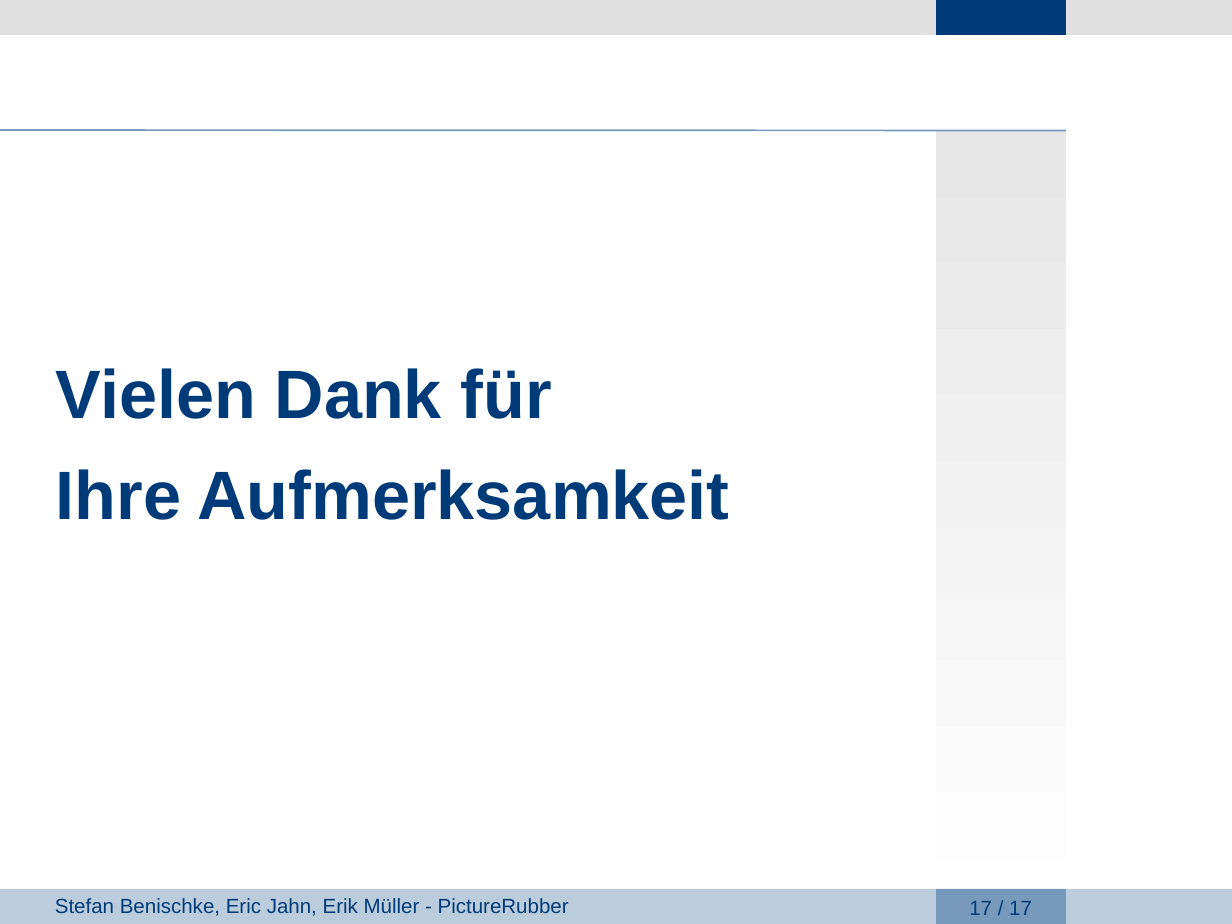
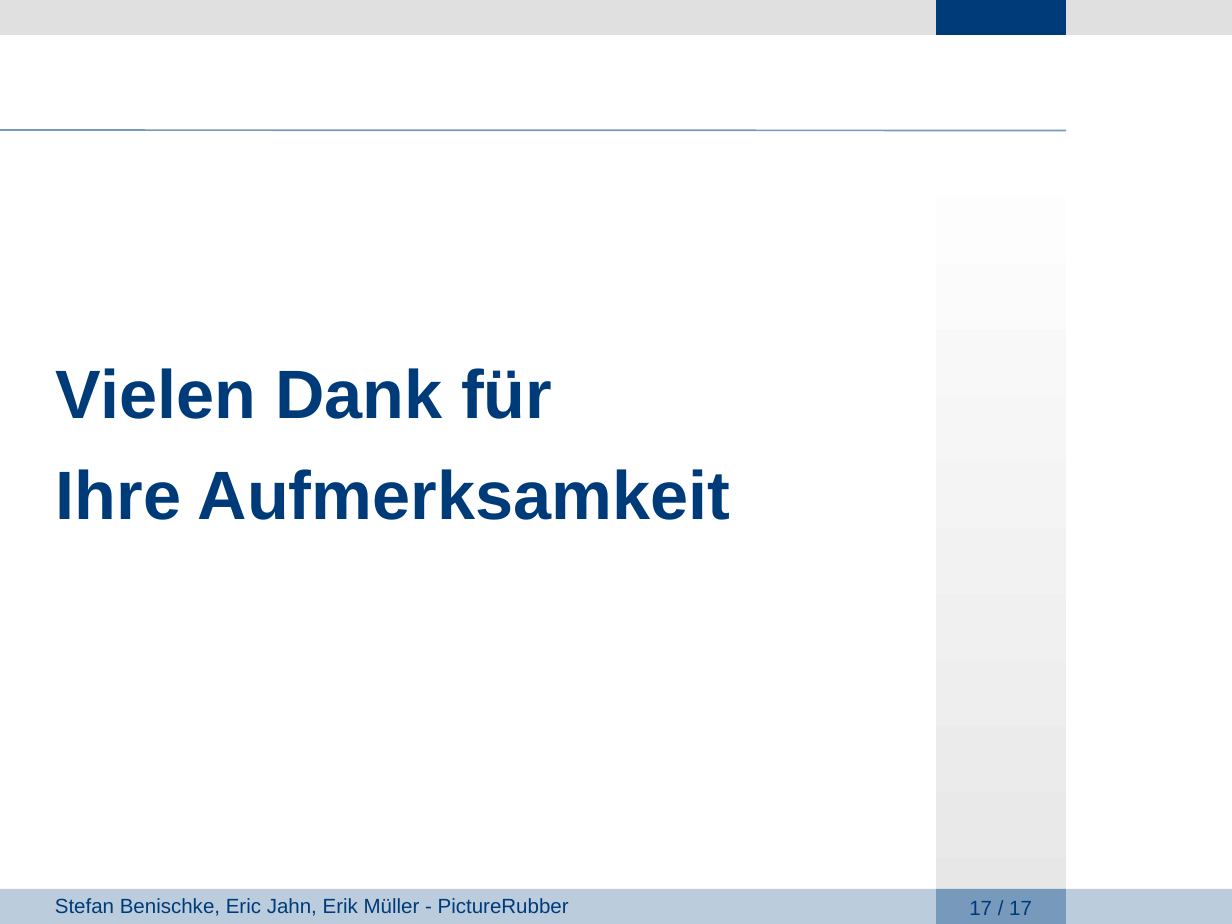
Before and after one commit to giuliarouge/picturerubber, a slide deck: slide 17 of Präsentation.ppt. Drawn at 1232x924 pixels with LibreOffice and Linux fonts; fonts in the diff are those of the drawing; background and template pictures are left out. Boxes give left, top, right and bottom in pixels: in the first picture for what was removed or moved away, otherwise in the second. Text is boxed around its words. In the diff, an @@ line names an element or a change of style, - is before the commit and + after.

```diff
--- a/Präsentation.ppt
+++ b/Präsentation.ppt
@@ text "Vielen Dank für" at [56,368,730,520]: indent changed @@
@@ rectangle at [936,131,1066,924]: fill gradient #E7E7E7 to #FFFFFF to gradient #FFFFFF to #E7E7E7 @@
```
Also in this commit, not shown: 16 other slides changed.
